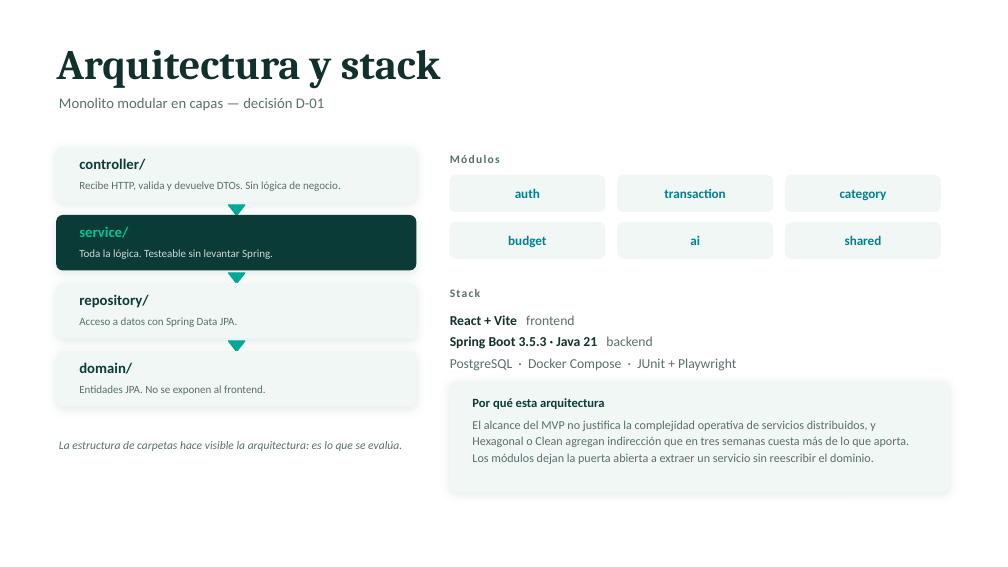
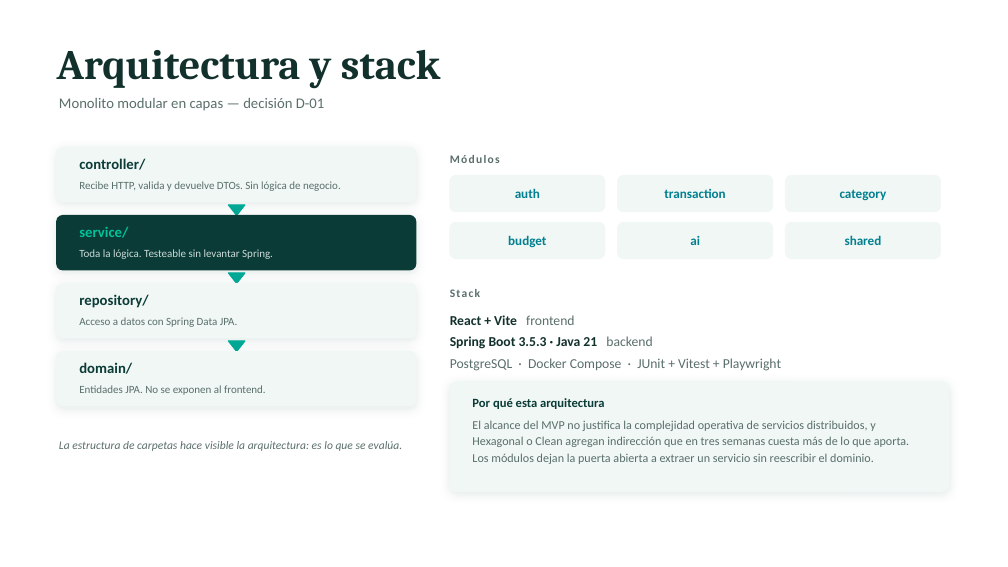
Before and after one commit to PipeDevGit/budgetwise, a slide deck: slide 3 of docs/filminas/BudgetWise-5-filminas.pptx. Drawn at 1008x567 pixels with LibreOffice and Linux fonts; fonts in the diff are those of the drawing. Boxes give left, top, right and bottom in pixels: in the first picture for what was removed or moved away, otherwise in the second. Text is boxed around its words. In the diff, an @@ line names an element or a change of style, - is before the commit and + after.

```diff
--- a/docs/filminas/BudgetWise-5-filminas.pptx
+++ b/docs/filminas/BudgetWise-5-filminas.pptx
@@ text at [450, 358, 781, 371]: text changed @@
-PostgreSQL · Docker Compose · JUnit + Playwright
+PostgreSQL · Docker Compose · JUnit + Vitest + Playwright
```
Also in this commit, not shown: 1 other slide changed.
